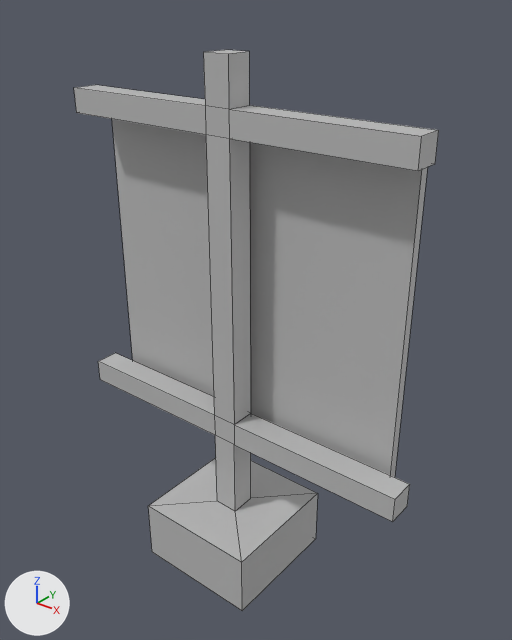
The FBX model Unity Files/Assets/PlunderSail/Meshes/Attachments/Sail_001_Attachments_001_Single.fbx: old version first, new version second.
The view is the same before and after, from a camera (50 mm lens) standing at (7.12, -8.07, 8.84) and looking at (1.1, -0.54, 4.18). The axes (+X, +Y, +Z) are drawn at lower left. The lights are the same throughout. Mesh edges are drawn as thin lines. Where no turn or scale is listed for an object, it has been applied to the vertices.

Objects in the first picture: 'Sail_001_Attachments_001_Single'.
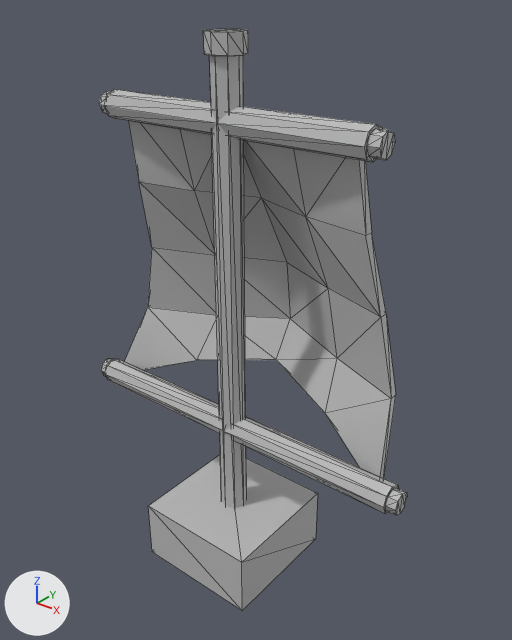
Where the change shows, as pixel boxes (x1, y1, x2, y2) in the pictures (512 x 640 px):
'Sail_001_Attachments_001_Single', reshaped (16% narrower)
    before: (74, 50, 439, 611)
    after: (99, 29, 407, 611)
part 1 of me_mesh, added
    after: (101, 359, 407, 515)
part 2 of me_mesh, added
    after: (99, 89, 395, 162)
part 3 of me_mesh, added
    after: (124, 121, 396, 478)
part 4 of me_mesh, added
    after: (203, 29, 248, 508)
part 5 of me_mesh, cut back
    before: (74, 50, 439, 611)
    after: (148, 455, 316, 611)

Edits to the bpy script that builds the scene:
```text
Add mat_lambert8:
    mat_lambert8 = principled_material('lambert8')
    mat_lambert8.base_color = (0.5, 0.5, 0.5)  # grey #bcbcbc
Change me_mesh:
    used by ob_sail_001_attachments_001_single; location = (0.0, 0.0, 0.0)
    remove me_mesh.from_pydata(...)  # 56 vertices, 52 faces; spans x -1.96..3.96, y -2.0..0.0, z 0.0..8.0
    add me_mesh.from_pydata(...)  # 212 vertices, 404 faces; spans x -1.96..3.96, y -2.0..0.68, z 0.0..8.24
    me_mesh part 1: a new loose piece of 56 vertices spanning x -1.96..3.96, y -1.21..-0.79, z 2.27..2.69, in mat_lambert4 (grey #bcbcbc)
    me_mesh part 2: a new loose piece of 56 vertices spanning x -1.33..3.33, y -1.21..-0.79, z 6.95..7.37, in mat_lambert4 (grey #bcbcbc)
    me_mesh part 3: a new loose piece of 50 vertices spanning x -1.69..3.59, y -1.0..0.68, z 2.42..7.17, in mat_lambert8 (grey #bcbcbc)
    me_mesh part 4: a new loose piece of 42 vertices spanning x 0.73..1.27, y -1.27..-0.73, z 0.87..8.24, in mat_lambert4 (grey #bcbcbc)
    me_mesh part 5
    48 vertices are removed from x -1.96..3.96, y -1.2..-0.5, z 1.0..8.0
    52 faces are deleted
    12 new faces join them, mat_lambert4 (grey #bcbcbc)
    remove me_mesh.materials.append(mat_phong1)  # grey #bcbcbc
    add me_mesh.materials.append(mat_lambert8)  # grey #bcbcbc
```
